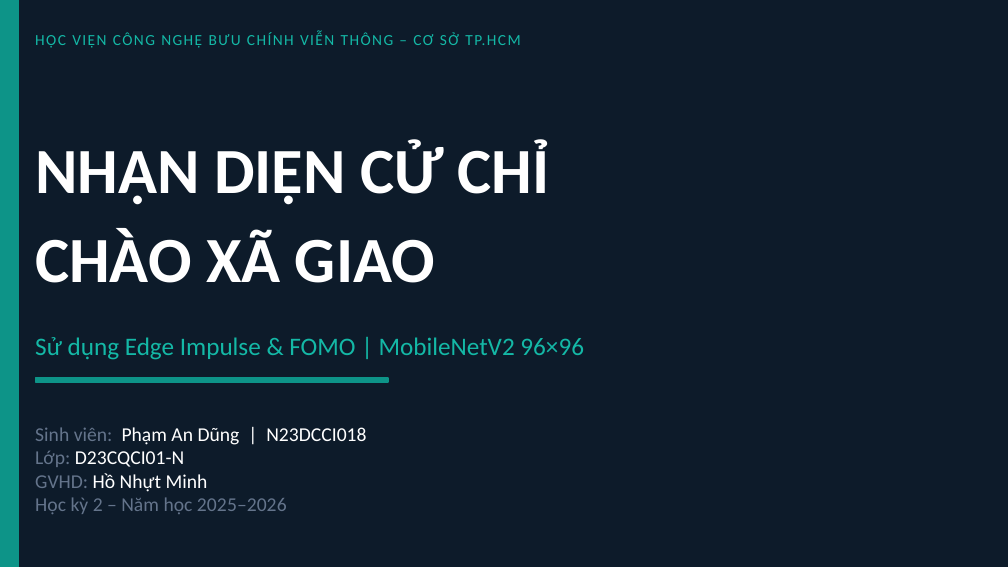
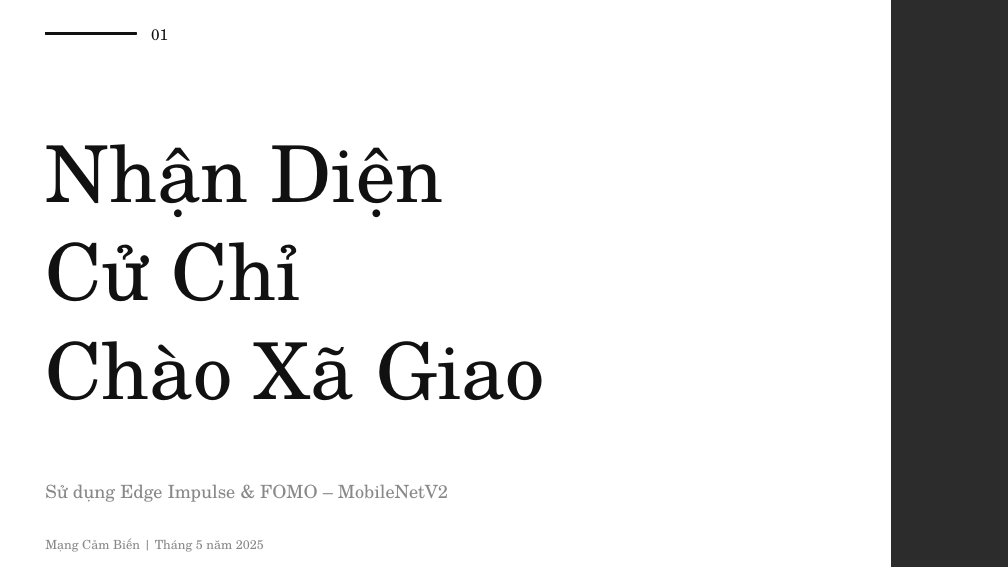
Before and after one commit to zrad224/mangcambien-cuoiky-N23DCCI018, a slide deck: slide 1 of docs/PhamAnDung_slide_cuoiky.pptx. Drawn at 1008x567 pixels with LibreOffice and Linux fonts; fonts in the diff are those of the drawing. Boxes give left, top, right and bottom in pixels: in the first picture for what was removed or moved away, otherwise in the second. Text is boxed around its words. In the diff, an @@ line names an element or a change of style, - is before the commit and + after.

```diff
--- a/docs/PhamAnDung_slide_cuoiky.pptx
+++ b/docs/PhamAnDung_slide_cuoiky.pptx
@@ background #0D1B2A to #FFFFFF @@
@@ rectangle removed at bbox=[0, 0, 18, 566] @@
@@ text added at bbox=[151, 29, 168, 40], 11 pt, text #111111 @@
+01
@@ rectangle added at bbox=[892, 0, 1008, 566], fill #2C2C2C, outline #2C2C2C 1 pt @@
@@ text removed at bbox=[35, 32, 520, 48] @@
-HỌC VIỆN CÔNG NGHỆ BƯU CHÍNH VIỄN THÔNG – CƠ SỞ TP.HCM
@@ rectangle added at bbox=[45, 32, 136, 34], fill #111111, outline #111111 1 pt @@
@@ text at bbox=[45, 144, 545, 400]: text changed; size 46 to 56 pt; font Calibri to TeX Gyre Schola; text colour #FFFFFF to #111111; bold off @@
-NHẬN DIỆN CỬ CHỈ
-CHÀO XÃ GIAO
+Nhận Diện
+Cử Chỉ
+Chào Xã Giao
@@ rectangle removed at bbox=[35, 378, 388, 382] @@
@@ text at bbox=[45, 484, 448, 502]: text changed; size 18 to 13 pt; font Calibri to TeX Gyre Schola; text colour #14B8A6 to #888888 @@
-Sử dụng Edge Impulse & FOMO | MobileNetV2 96×96
+Sử dụng Edge Impulse & FOMO – MobileNetV2
@@ text at bbox=[45, 538, 264, 552]: text changed; size 14 to 9 pt; font Calibri to TeX Gyre Schola; text colour #FFFFFF to #888888 @@
-Sinh viên: Phạm An Dũng | N23DCCI018
-Lớp: D23CQCI01-N
-GVHD: Hồ Nhựt Minh
-Học kỳ 2 – Năm học 2025–2026
+Mạng Cảm Biến | Tháng 5 năm 2025
```
Also in this commit, not shown: 12 other slides changed, 1 slide removed.
